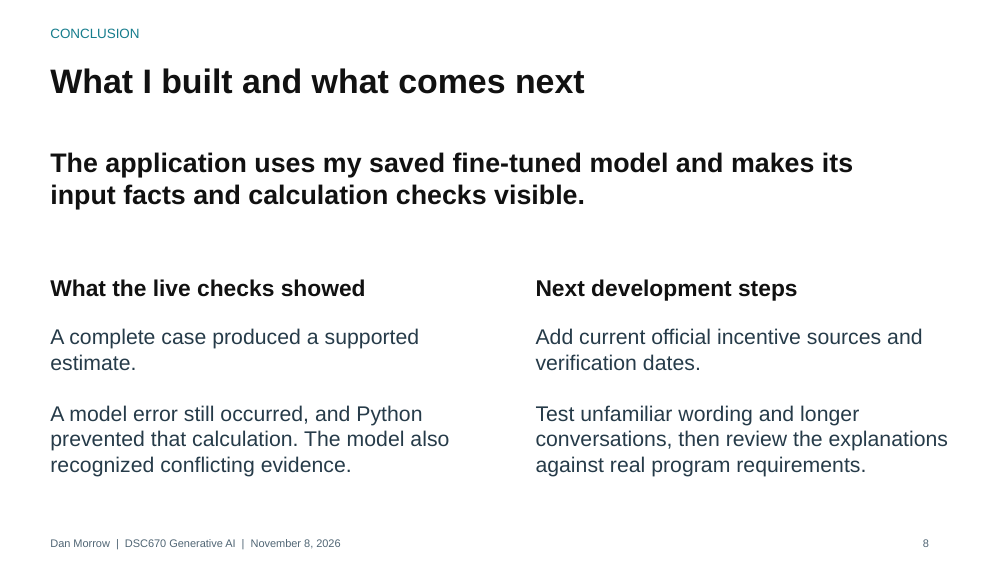
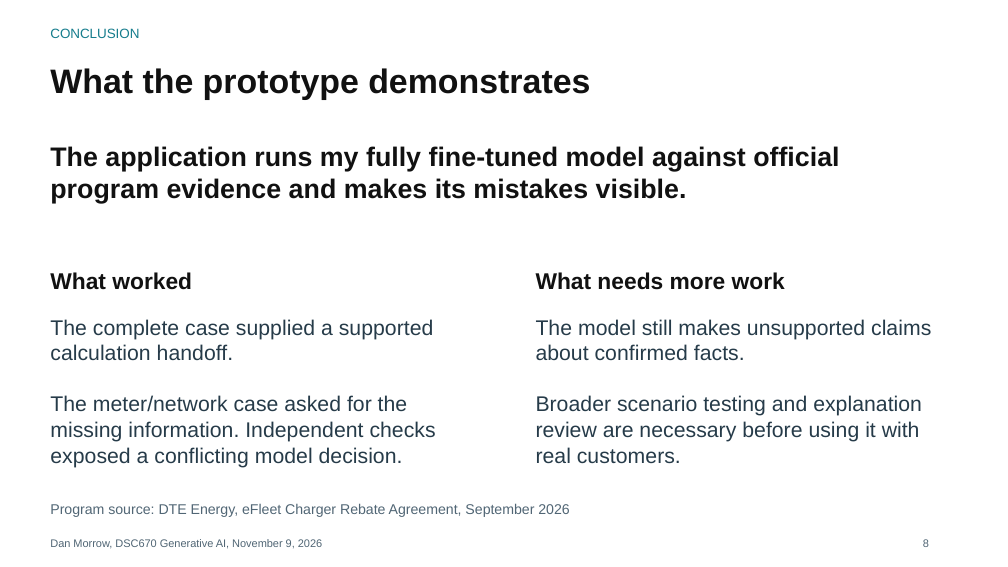
Before and after one commit to danof2morrow/data-science-portfolio, a slide deck: slide 8 of generative-ai/commercial-fleet-ev-incentive-assistant/commercial_fleet_ev_incentive_assistant_presentation.pptx. Drawn at 1008x567 pixels with LibreOffice and Linux fonts; fonts in the diff are those of the drawing. Boxes give left, top, right and bottom in pixels: in the first picture for what was removed or moved away, otherwise in the second. Text is boxed around its words. In the diff, an @@ line names an element or a change of style, - is before the commit and + after.

Commit message:
Complete DTE Streamlit portfolio with trained model evidence and live limitations

```diff
--- a/generative-ai/commercial-fleet-ev-incentive-assistant/commercial_fleet_ev_incentive_assistant_presentation.pptx
+++ b/generative-ai/commercial-fleet-ev-incentive-assistant/commercial_fleet_ev_incentive_assistant_presentation.pptx
@@ text at (50, 68, 590, 100): text changed @@
-What I built and what comes next
+What the prototype demonstrates
@@ text at (50, 146, 839, 203): text changed @@
-The application uses my saved fine-tuned model and makes its input facts and calculation checks visible.
+The application runs my fully fine-tuned model against official program evidence and makes its mistakes visible.
@@ text at (50, 272, 192, 290): text changed @@
-What the live checks showed
+What worked
@@ text removed at (536, 279, 798, 301) @@
-Next development steps
@@ text added at (536, 272, 785, 290), 21.8 pt, text #111111, bold @@
+What needs more work
@@ text at (50, 319, 436, 468): text changed @@
-A complete case produced a supported estimate.
-A model error still occurred, and Python prevented that calculation. The model also recognized conflicting evidence.
+The complete case supplied a supported calculation handoff.
+The meter/network case asked for the missing information. Independent checks exposed a conflicting model decision.
@@ text at (536, 319, 931, 463): text changed @@
-Add current official incentive sources and verification dates.
-Test unfamiliar wording and longer conversations, then review the explanations against real program requirements.
+The model still makes unsupported claims about confirmed facts.
+Broader scenario testing and explanation review are necessary before using it with real customers.
@@ text added at (50, 503, 569, 517), 13.5 pt, text #516675 @@
+Program source: DTE Energy, eFleet Charger Rebate Agreement, September 2026
@@ text at (50, 539, 322, 549): text changed @@
-Dan Morrow | DSC670 Generative AI | November 8, 2026
+Dan Morrow, DSC670 Generative AI, November 9, 2026
```
Also in this commit, not shown: 3 other slides changed, 4 slides added, 4 slides removed, 23 other files.
